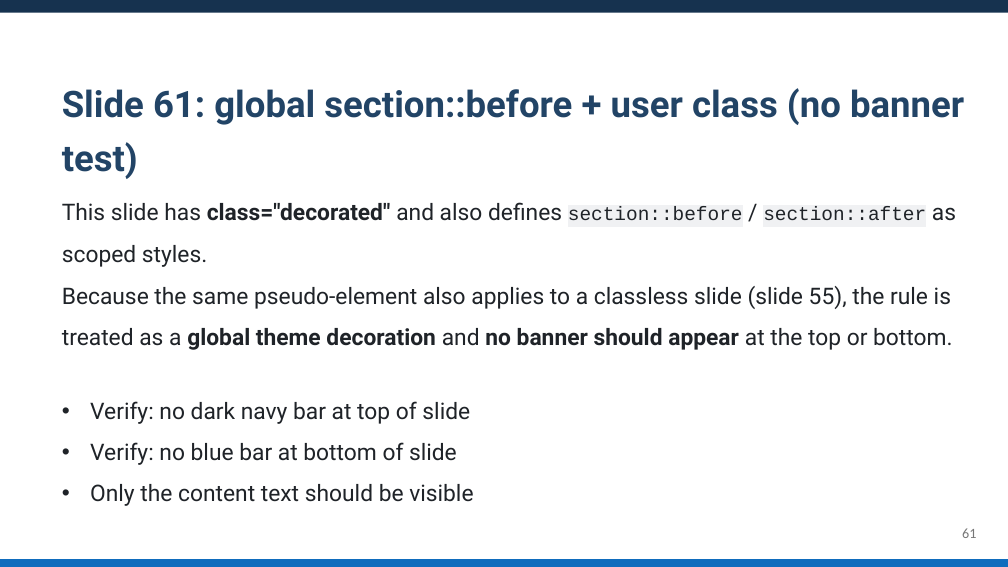
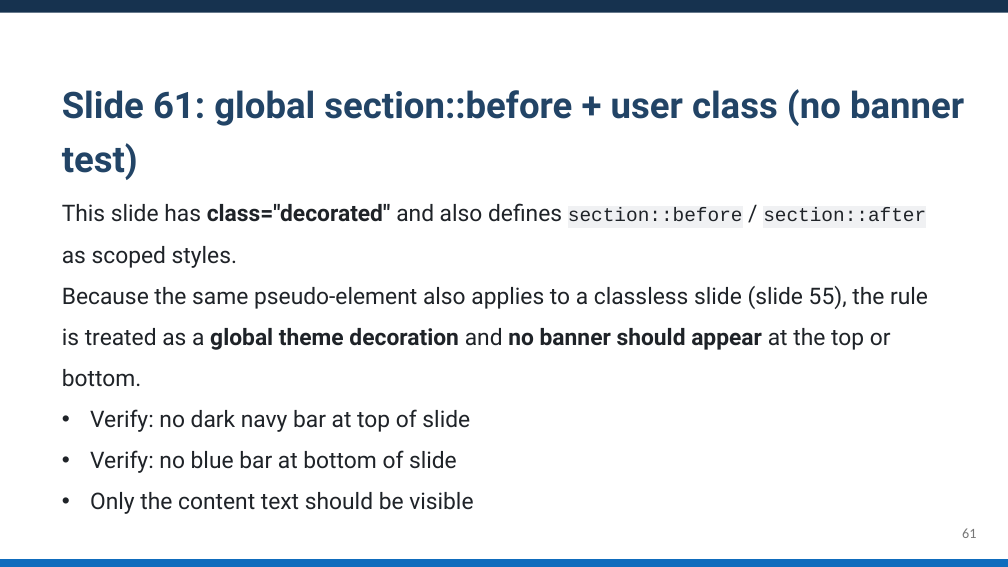
Before and after one commit to KatsuYuzu/marp-to-editable-pptx, a slide deck: slide 61 of output-pptx/test-output.pptx. Drawn at 1008x567 pixels with LibreOffice and Linux fonts; fonts in the diff are those of the drawing. Boxes give left, top, right and bottom in pixels: in the first picture for what was removed or moved away, otherwise in the second. Text is boxed around its words. In the diff, an @@ line names an element or a change of style, - is before the commit and + after.

```diff
--- a/output-pptx/test-output.pptx
+++ b/output-pptx/test-output.pptx
@@ text at (62,286,928,510): paragraphs added @@
+Because the same pseudo-element also applies to a classless slide (slide 55), the rule is treated as a global theme decoration and no banner should appear at the top or bottom.
+• Verify: no dark navy bar at top of slide
+• Verify: no blue bar at bottom of slide
+• Only the content text should be visible
@@ text removed at (62,286,952,350) @@
-Because the same pseudo-element also applies to a classless slide (slide 55), the rule is treated as a global theme decoration and no banner should appear at the top or bottom.
@@ text removed at (90,401,473,506) @@
-• Verify: no dark navy bar at top of slide
-• Verify: no blue bar at bottom of slide
-• Only the content text should be visible
```
Also in this commit, not shown: 49 other slides changed, 5 slides added, 19 other files.
